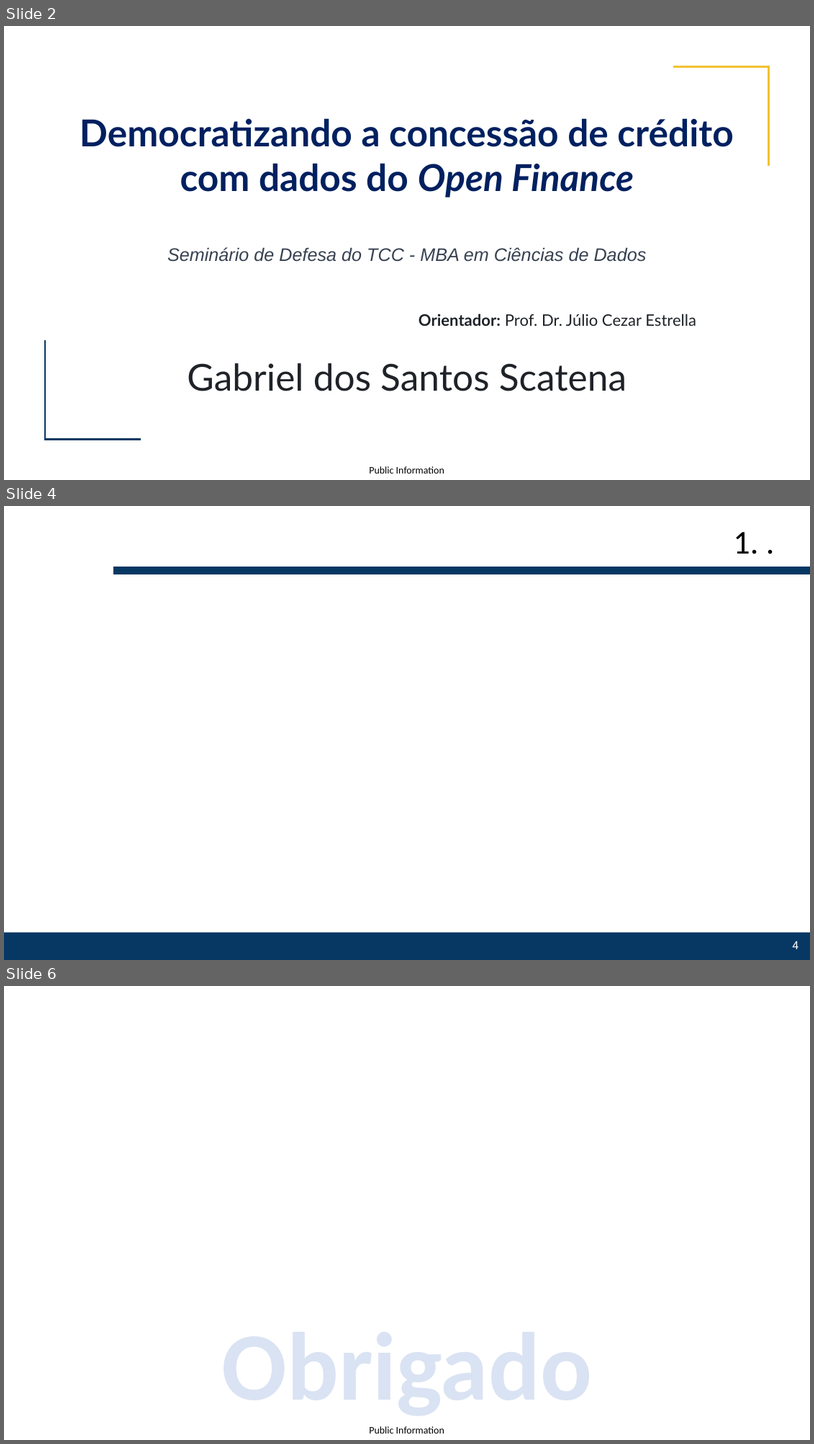
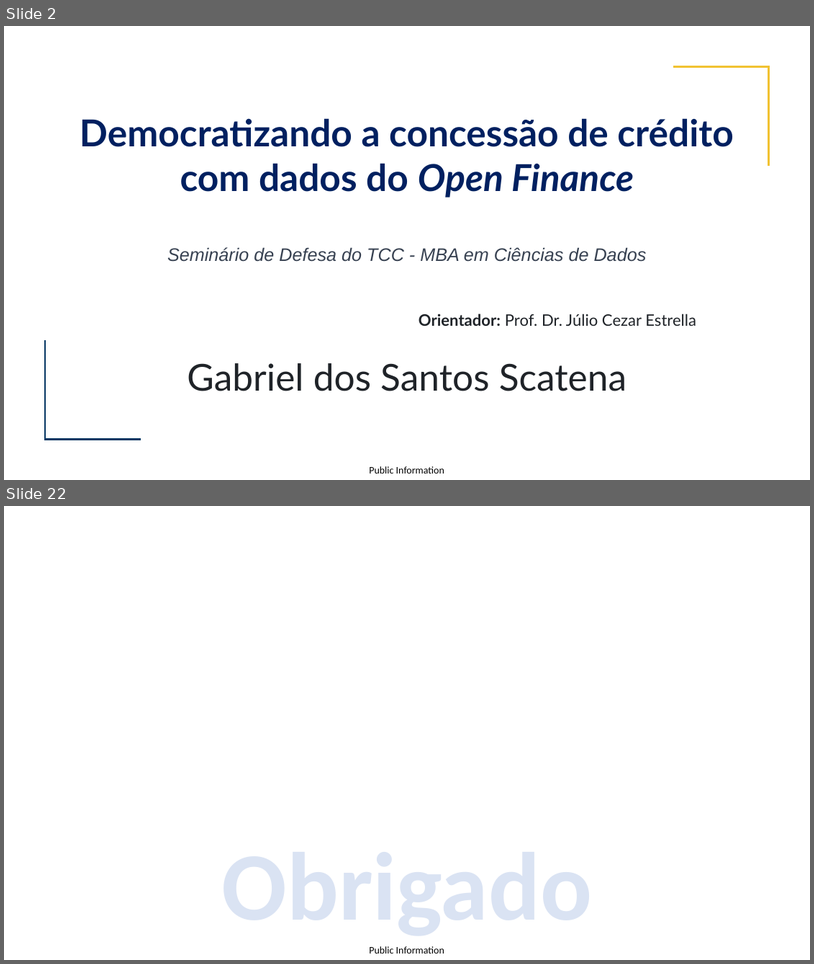
Before and after one commit to gabrielscatena/TCC_MBA_USP_2024, a slide deck: TemplateTCC_GabrielScatena.pptx. Shown one above the other, each under a label of ours: slides 2, 4 and 6 before the commit, slides 2 and 22 after it; the slides between them are not shown. The pictures are 814x1444 and 814x964 pixels, drawn with LibreOffice and Linux fonts; fonts in the diff are those of the drawing; background and template pictures are left out. Boxes give left, top, right and bottom in pixels: in the first picture for what was removed or moved away, otherwise in the second. Text is boxed around its words. In the diff, an @@ line names an element or a change of style, - is before the commit and + after.

```diff
--- a/TemplateTCC_GabrielScatena.pptx
+++ b/TemplateTCC_GabrielScatena.pptx
@@ slide 4 removed at (4,506,810,960), background #FFFFFF @@
@@ title removed at (733,532,759,554) @@
-1. .
@@ rectangle removed at (113,566,810,575) @@
@@ rectangle removed at (4,932,810,960) @@
@@ page number removed at (792,941,799,949) @@
-4
@@ what was slide 6 is now slide 22 @@
```
Also in this commit, not shown: 21 slides added, 2 other slides removed.
